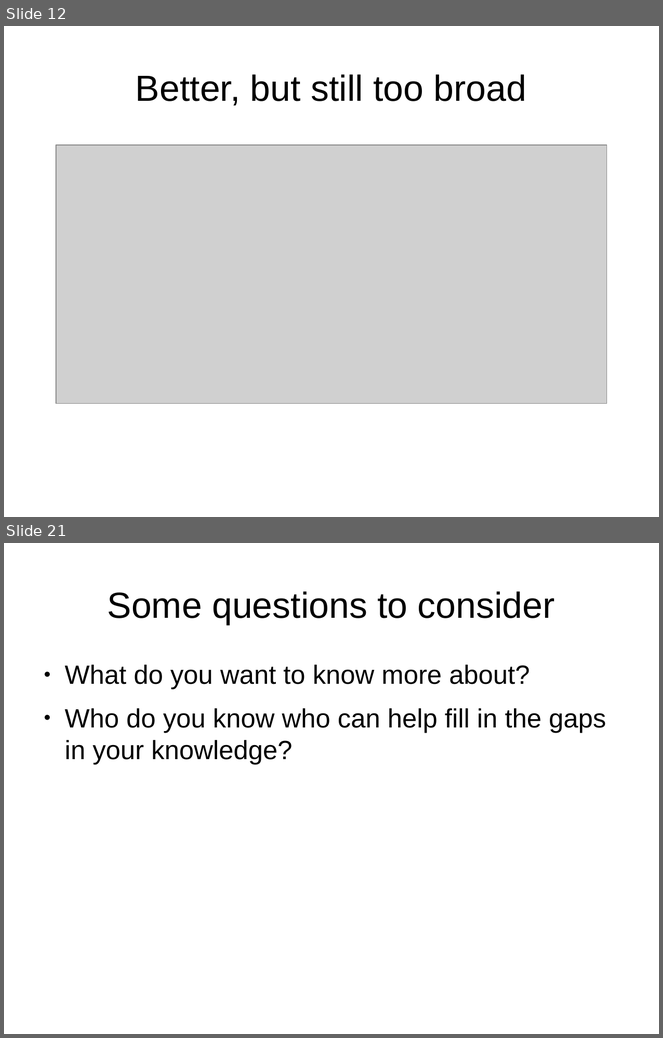
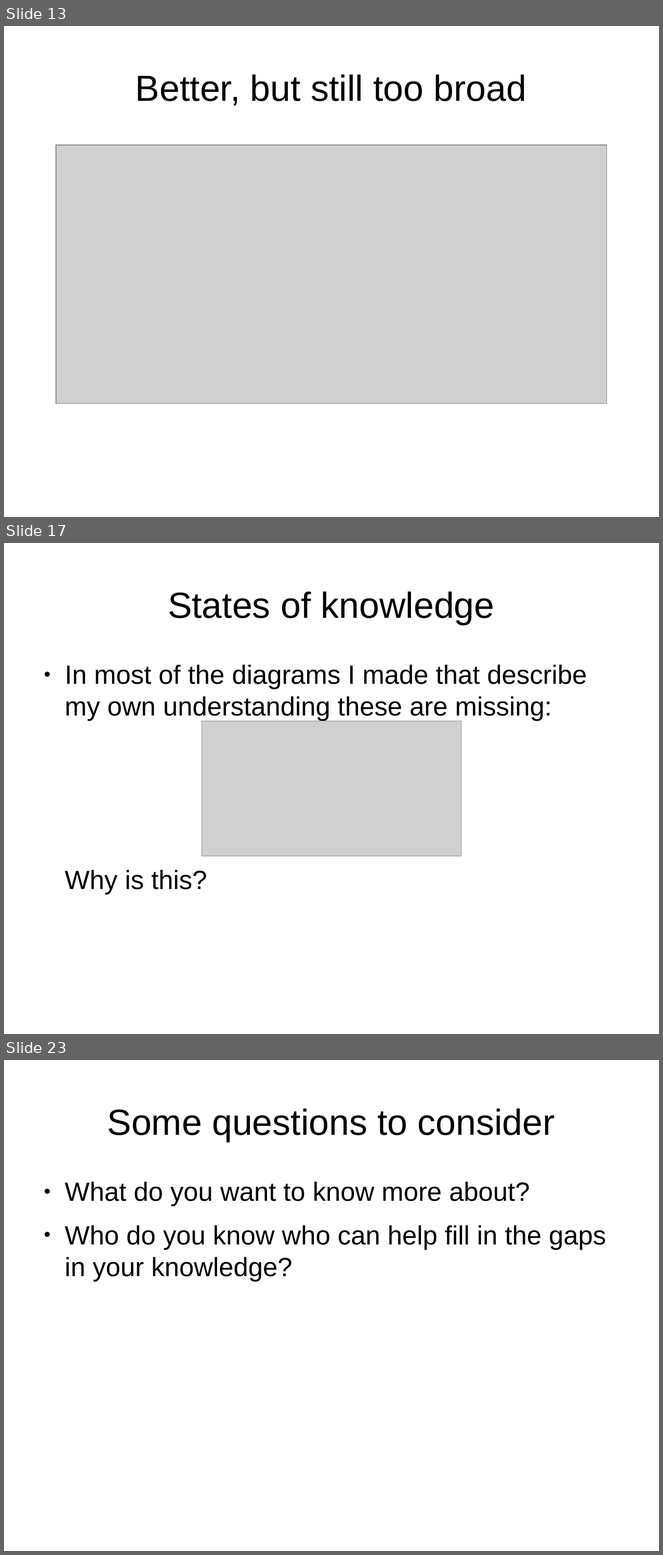
Before and after one commit to shuttle1987/CompCon2016, a slide deck: Slides.odp. Shown one above the other, each under a label of ours: slides 12 and 21 before the commit, slides 13, 17 and 23 after it; the slides between them are not shown. The pictures are 663x1038 and 663x1555 pixels, drawn with LibreOffice and Linux fonts; fonts in the diff are those of the drawing; grey boxes stand for pictures. Boxes give left, top, right and bottom in pixels: in the first picture for what was removed or moved away, otherwise in the second. Text is boxed around its words. In the diff, an @@ line names an element or a change of style, - is before the commit and + after.

```diff
--- a/Slides.odp
+++ b/Slides.odp
@@ slide 17 added at box(4, 543, 659, 1034), background #FFFFFF @@
@@ title added at box(168, 591, 495, 625), 44 pt, text #000000 @@
+States of knowledge
@@ text added at box(65, 665, 587, 895), 32 pt, text #000000 @@
+● In most of the diagrams I made that describe my own understanding these are missing:
+Why is this?
@@ picture added at box(202, 721, 461, 857) @@
@@ what was slide 12 is now slide 13 @@
@@ what was slide 21 is now slide 23 @@
```
Also in this commit, not shown: 11 slides changed, 4 other slides added, 3 slides removed.
